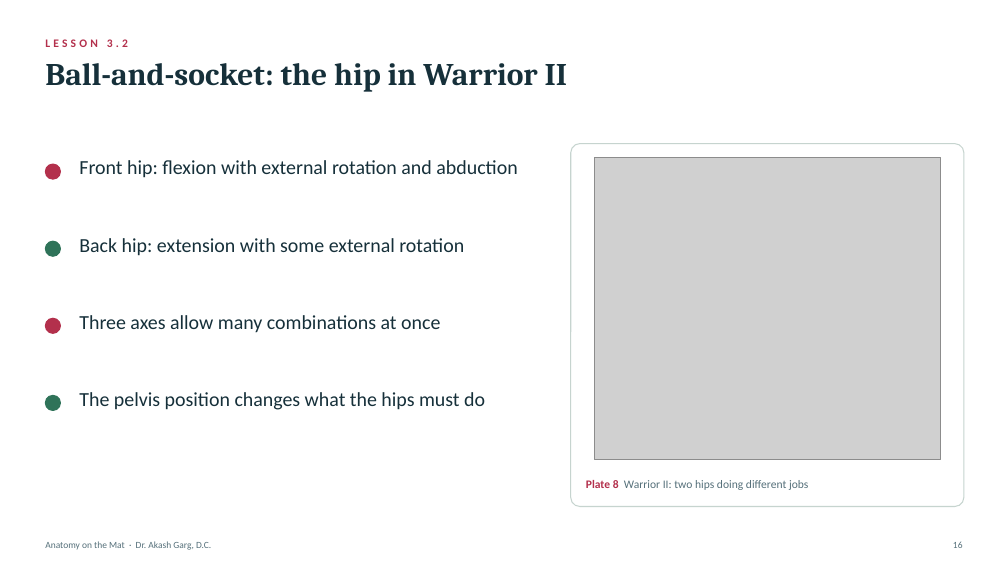
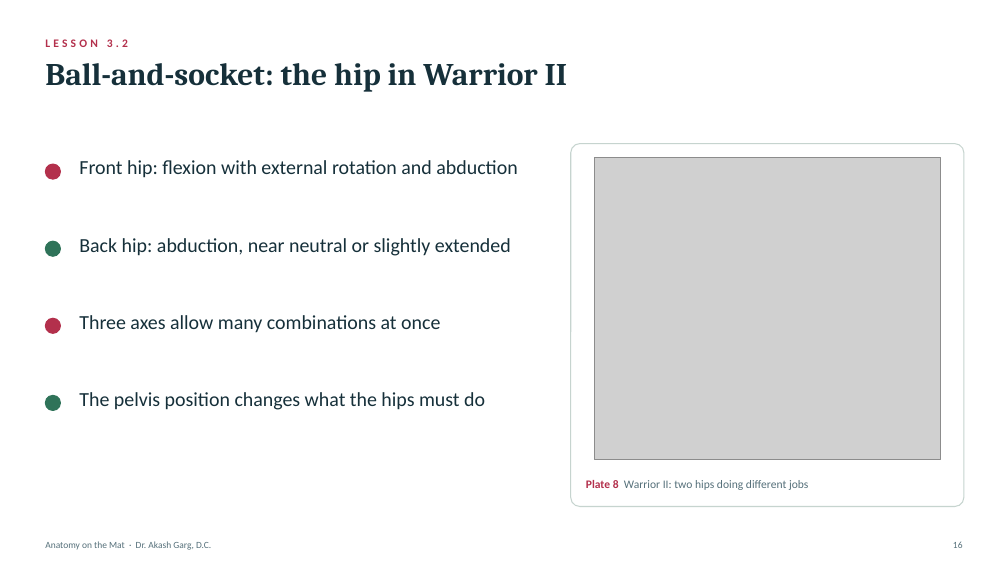
Before and after one commit to Kashee12345/anatomy-on-the-mat, a slide deck: slide 16 of decks/Module_3_Joints_Structure_Range_and_Stability.pptx. Drawn at 1008x567 pixels with LibreOffice and Linux fonts; fonts in the diff are those of the drawing; grey boxes stand for pictures. Boxes give left, top, right and bottom in pixels: in the first picture for what was removed or moved away, otherwise in the second. Text is boxed around its words. In the diff, an @@ line names an element or a change of style, - is before the commit and + after.

```diff
--- a/decks/Module_3_Joints_Structure_Range_and_Stability.pptx
+++ b/decks/Module_3_Joints_Structure_Range_and_Stability.pptx
@@ text at box(79, 238, 511, 256): text changed @@
-Back hip: extension with some external rotation
+Back hip: abduction, near neutral or slightly extended
```
Also in this commit, not shown: 2 other slides changed, 3 other files.
